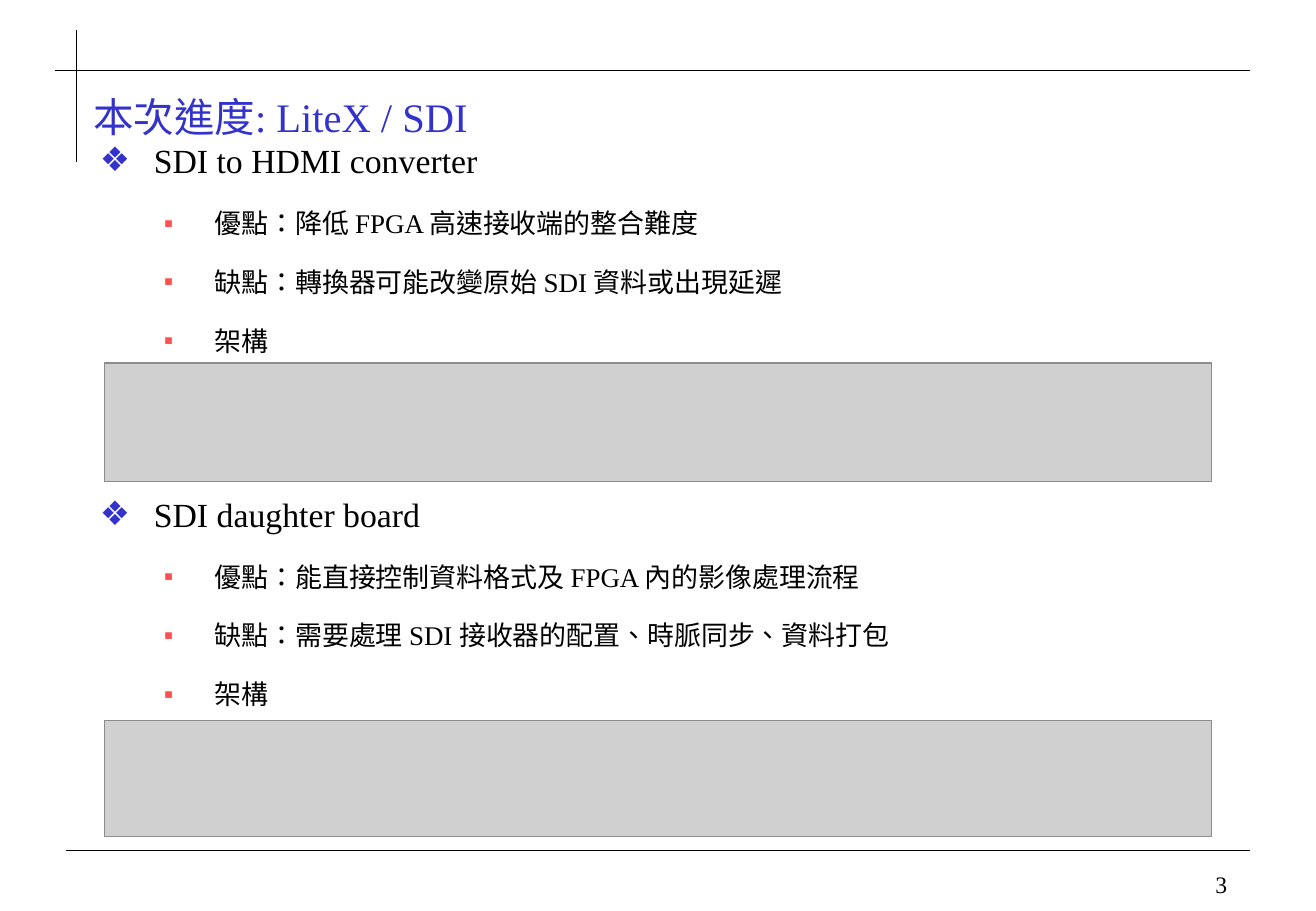
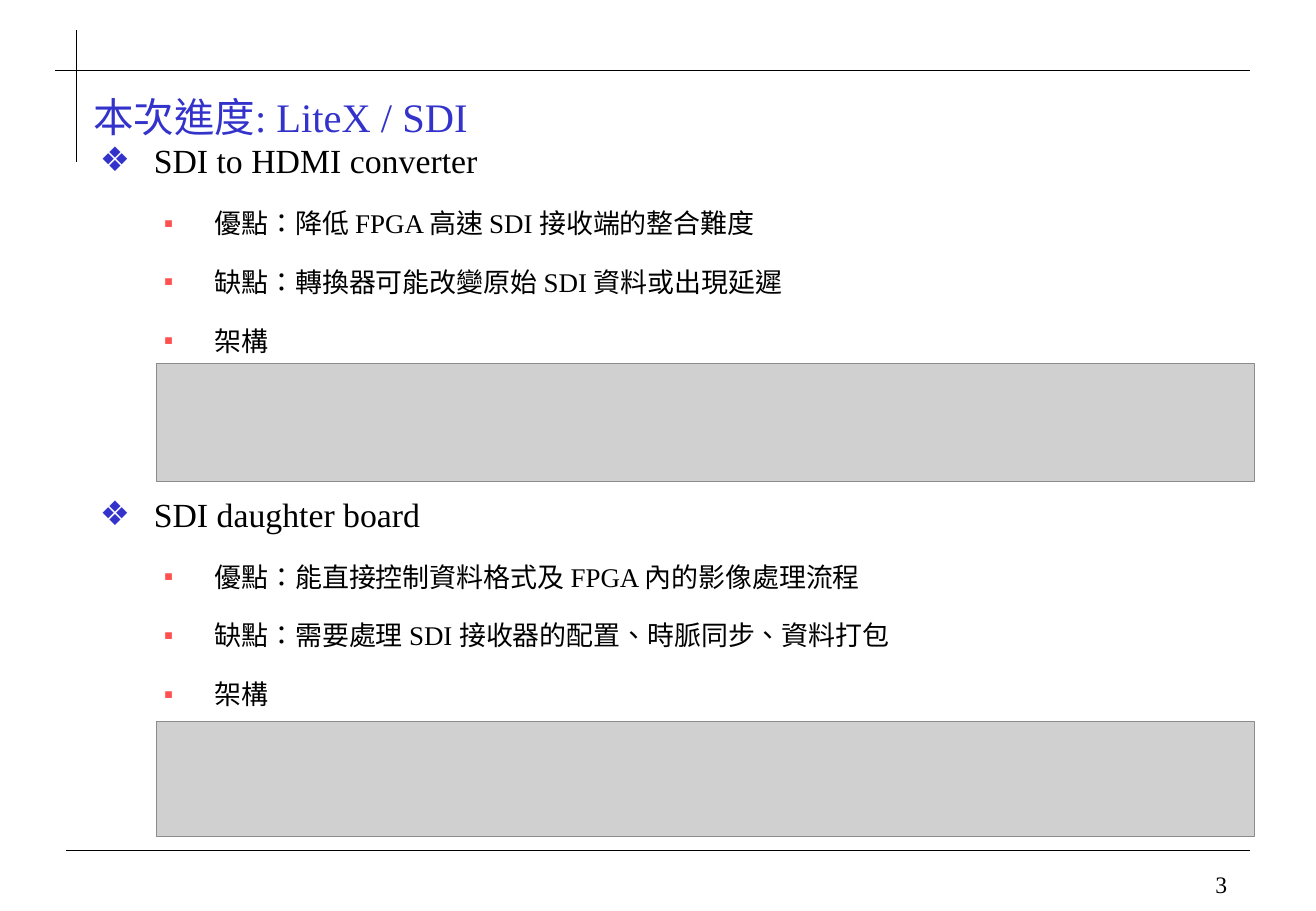
Before and after one commit to 0ilasis0/home, a slide deck: slide 3 of Onyx_進度報告_1020.pptx. Drawn at 1316x911 pixels with LibreOffice and Linux fonts; fonts in the diff are those of the drawing; grey boxes stand for pictures; background and template pictures are left out. Boxes give left, top, right and bottom in pixels: in the first picture for what was removed or moved away, otherwise in the second. Text is boxed around its words. In the diff, an @@ line names an element or a change of style, - is before the commit and + after.

```diff
--- a/Onyx_進度報告_1020.pptx
+++ b/Onyx_進度報告_1020.pptx
@@ text at [215,210,754,236]: text changed @@
-  ▪ 優點：降低 FPGA 高速接收端的整合難度
+  ▪ 優點：降低 FPGA 高速 SDI 接收端的整合難度
@@ picture: place and size @@
-picture at [105,363,1211,482]
+picture at [157,363,1255,481]
@@ picture: place and size @@
-picture at [105,721,1211,837]
+picture at [157,722,1255,837]
```
Also in this commit, not shown: 3 slides added, 2 slides removed, 1 other file.
